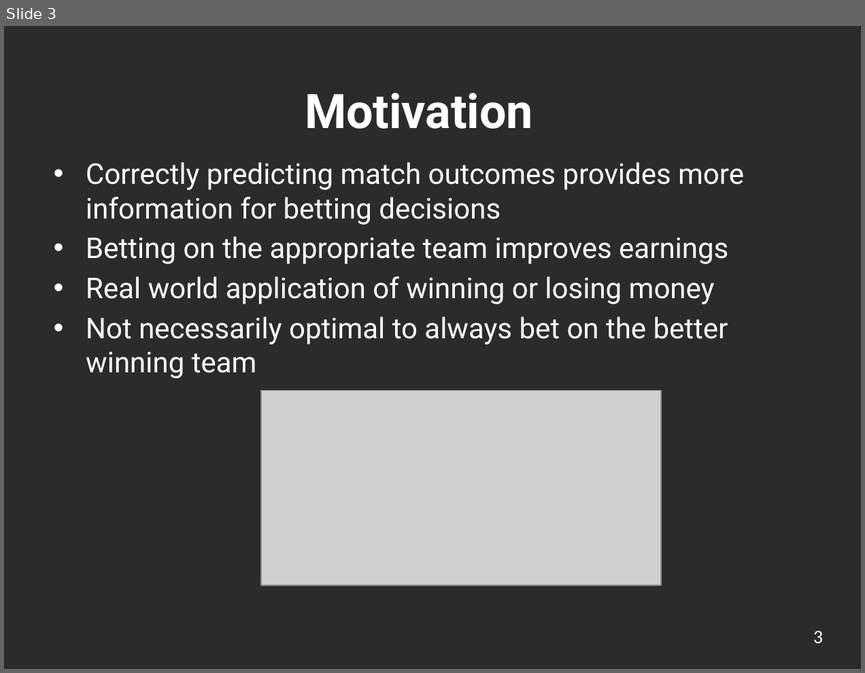
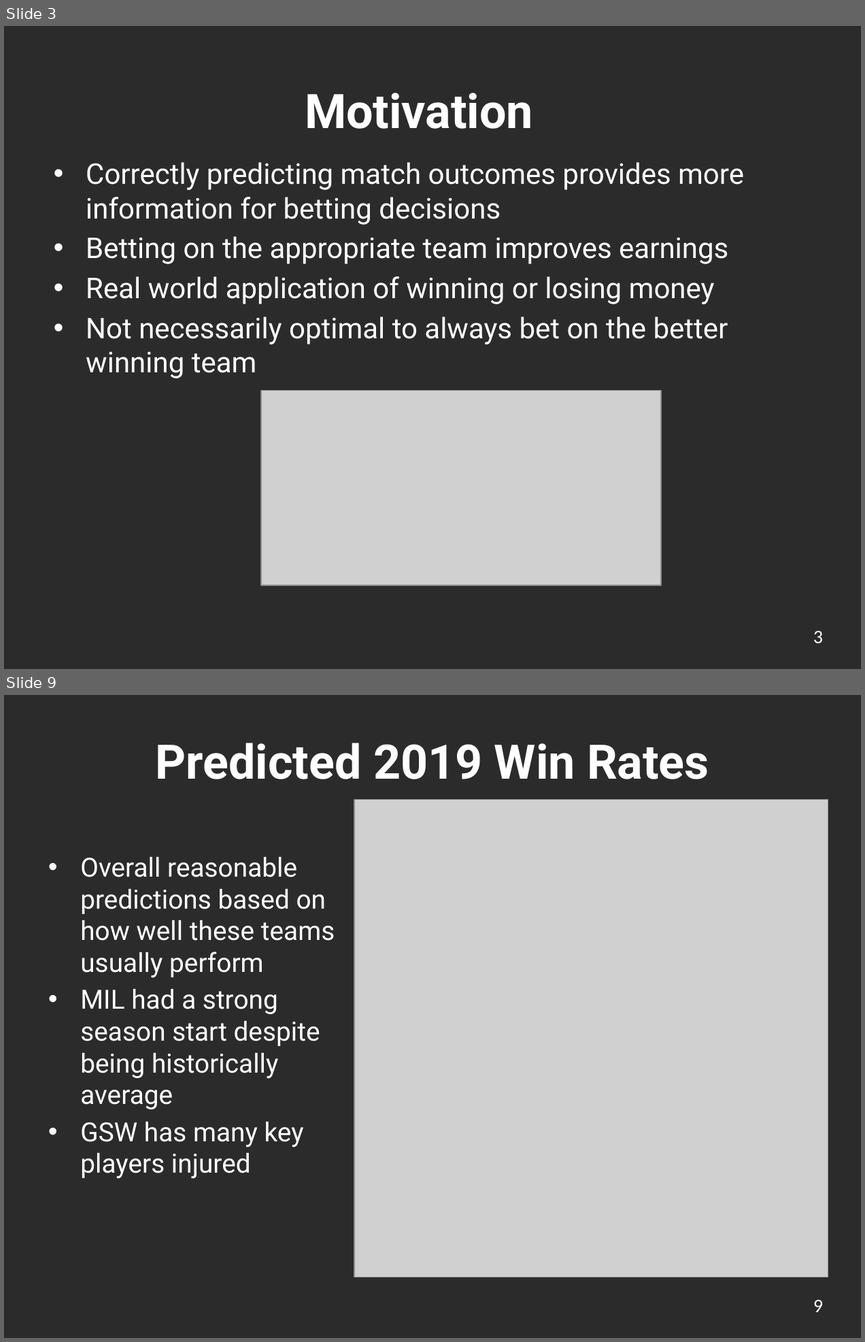
Before and after one commit to ickletsmulet/ECE-143-Group-19, a slide deck: Presentation.pptx. Shown one above the other, each under a label of ours: slide 3 before the commit, slides 3 and 9 after it; the slides between them are not shown. The pictures are 865x673 and 865x1342 pixels, drawn with LibreOffice and Linux fonts; fonts in the diff are those of the drawing; grey boxes stand for pictures; background and template pictures are left out; a plain dark background stands for a picture behind light text. Boxes give left, top, right and bottom in pixels: in the first picture for what was removed or moved away, otherwise in the second. Text is boxed around its words. In the diff, an @@ line names an element or a change of style, - is before the commit and + after.

```diff
--- a/Presentation.pptx
+++ b/Presentation.pptx
@@ slide 9 added at (4,695,861,1338), background picture (left out) @@
@@ title added at (156,743,709,779), 40 pt, text #FFFFFF, bold @@
+Predicted 2019 Win Rates
@@ picture added at (354,800,828,1277) @@
@@ text added at (80,857,334,1147), 22.2 pt, text #FFFFFF @@
+• Overall reasonable predictions based on how well these teams usually perform
+• MIL had a strong season start despite being historically average
+• GSW has many key players injured
@@ page number added at (813,1300,823,1312), 16 pt, text #FFFFFF @@
+9
```
Also in this commit, not shown: 7 slides changed, 1 other slide added, 3 slides removed.
